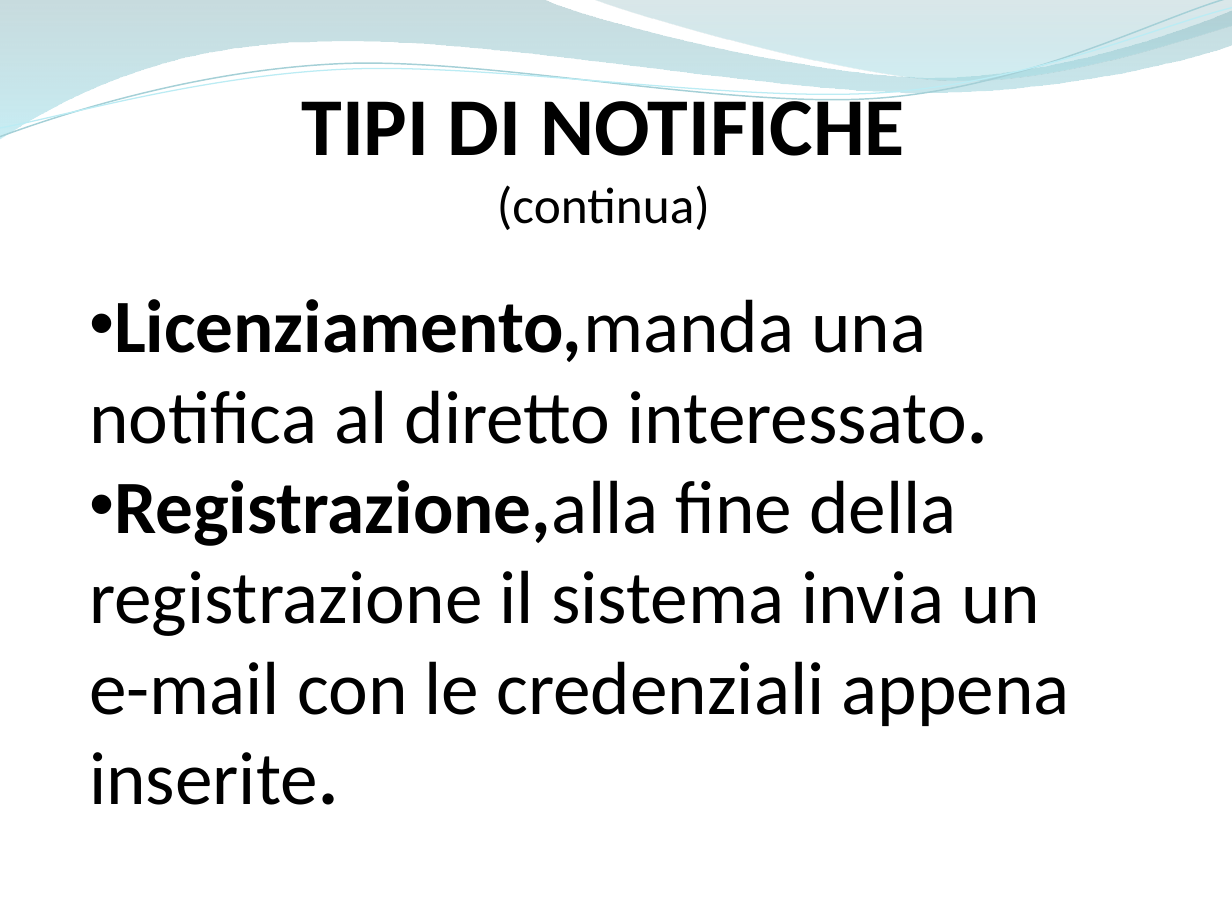
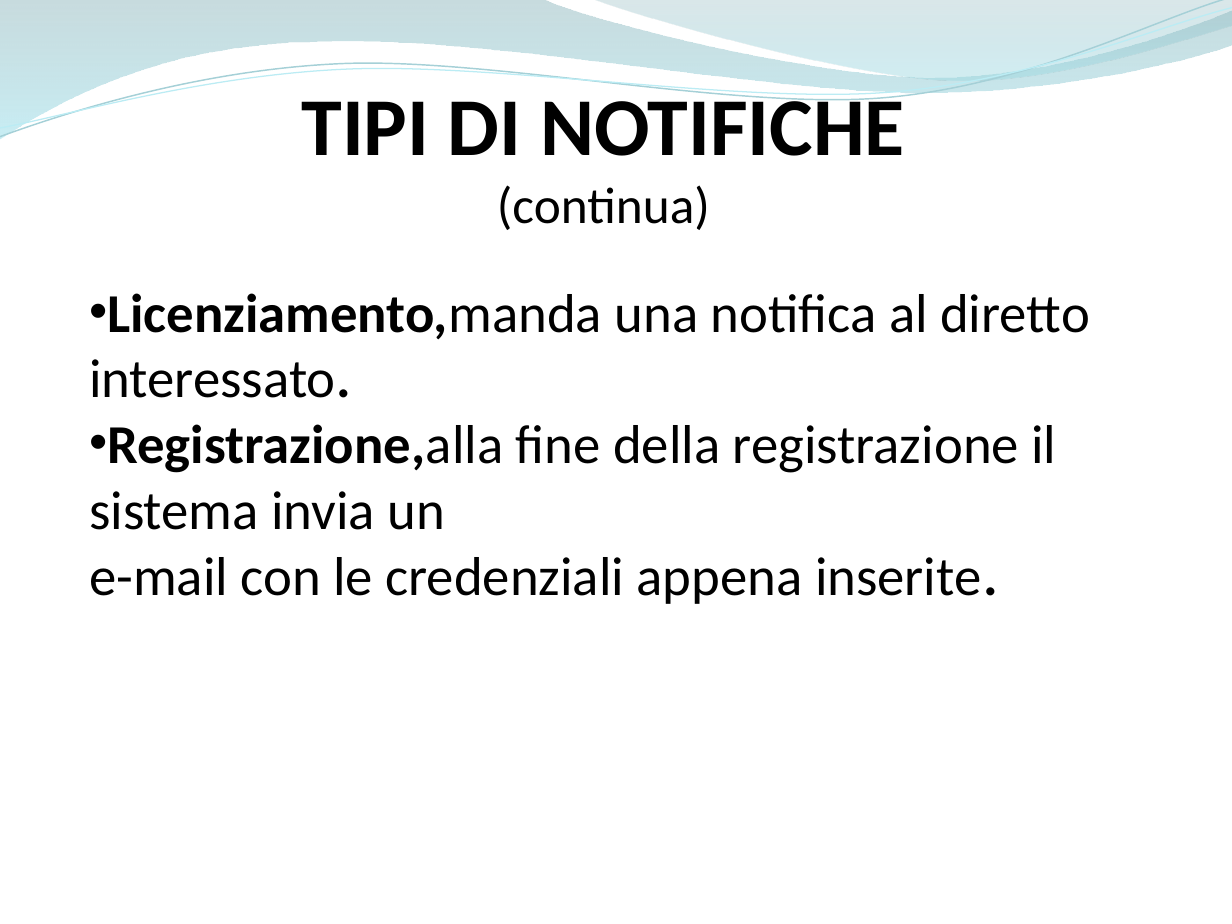
Before and after one commit to ammirate/at-silo, a slide deck: slide 3 of Presentazione/Atsilo1/Bottiglieri/Atsilo_A_GianfrancoB.pptx. Drawn at 1232x924 pixels with LibreOffice and Linux fonts; fonts in the diff are those of the drawing. Boxes give left, top, right and bottom in pixels: in the first picture for what was removed or moved away, otherwise in the second. Text is boxed around its words. In the diff, an @@ line names an element or a change of style, - is before the commit and + after.

```diff
--- a/Presentazione/Atsilo1/Bottiglieri/Atsilo_A_GianfrancoB.pptx
+++ b/Presentazione/Atsilo1/Bottiglieri/Atsilo_A_GianfrancoB.pptx
@@ text "Licenziamento,manda una notifica al diretto ..." at (x1=89, y1=293, x2=1090, y2=604): size 44 to 32 pt @@
```
Also in this commit, not shown: 4 other slides changed.
